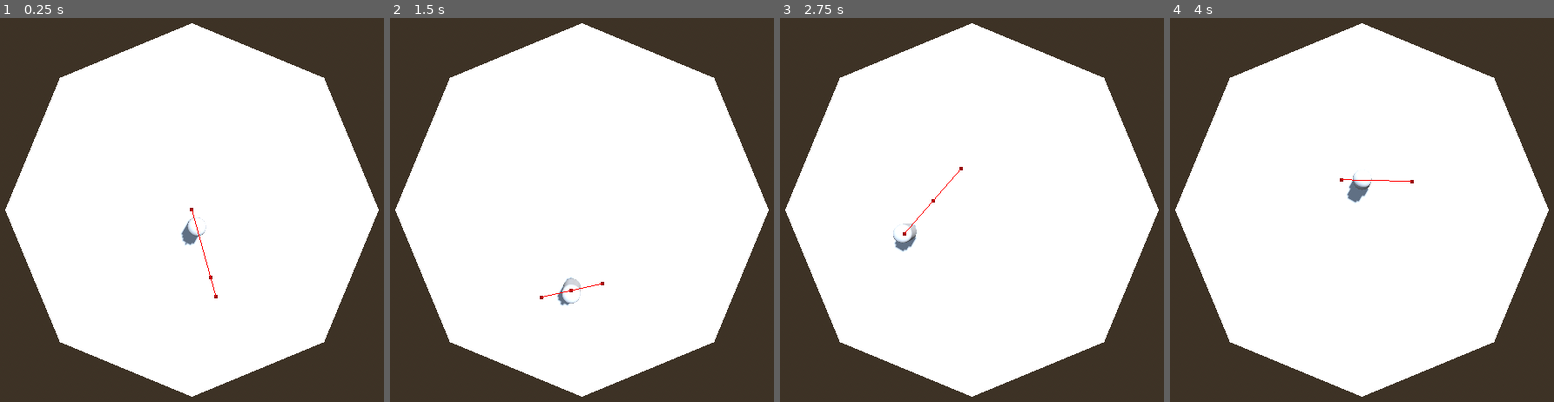
Above: before the commit, frames 1-4 (left to right).
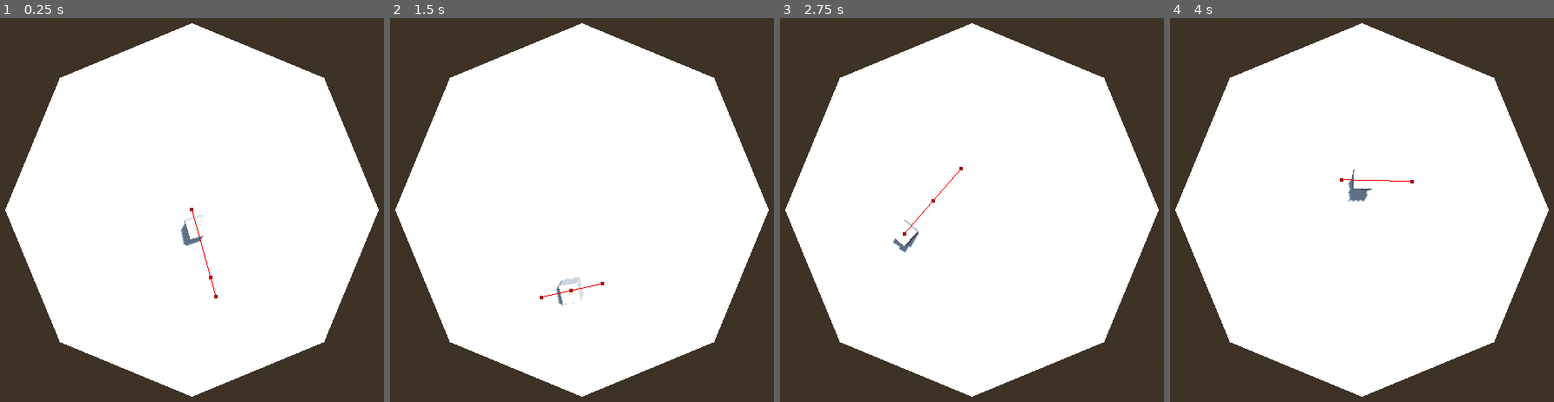
Above: after the commit, the same moments.

Repository: Gertkeno/GGJ2025
Game: Godot game, scene res://bobby_test_scene.tscn
The game is run twice, just before and just after one commit, with the same random seed, the same clock (stepped at 60 frames per second) and the same inputs. This scene is started directly instead of the project's main scene.
Inputs (mouse positions are in pixels of both pictures, inside the frame that each line leads up to):
- Up to frame 1 (0.25 s): no input
- Up to frame 2 (1.5 s): move the mouse to (735, 190) at 0.52 s; press the mouse at (735, 190) at 0.53 s; hold Right (right) 0.53-1.25 s; tap Space (jump) at 0.77 s; release the mouse at (735, 190) at 1.25 s; drag from (443, 229) to (547, 286) at 1.27 s
- Up to frame 3 (2.75 s): move the mouse to (1041, 125) at 2.02 s; press the mouse at (1041, 125) at 2.03 s; hold Right (right) from 2.03 s (still down)
- Up to frame 4 (4 s): release Right (right) at 2.75 s; release the mouse at (1431, 125) at 2.75 s; drag from (1327, 286) to (outside the picture) at 2.77 s; move the mouse to (outside the picture) at 3.52 s; press the mouse at (outside the picture) at 3.53 s; hold Left (left) from 3.53 s (still down); tap Space (jump) at 3.77 s

The runs differ from the first frame. In frame 1, 0.2% of the frame differs, in the area x 46-54%, y 51-60%; in frame 2, 0.2%, in the area x 43-51%, y 67-76%; in frame 3, 0.2%; in frame 4, 0.2%.
Error before the commit: Attempt to call function 'get_parent' in base 'null instance' on a null instance. (res://DefenseBeast/defense_beast.gd:22)
Error after the commit: Attempt to call function 'get_parent' in base 'null instance' on a null instance. (res://DefenseBeast/defense_beast.gd:23)

Commit message:
animal now rotates toward the direction they are walking

Diff:
--- a/DefenseBeast/defense_beast.gd
+++ b/DefenseBeast/defense_beast.gd
@@ -18,6 +18,7 @@
 	pass
 
 func _input(event: InputEvent) -> void:
+	# TODO have it change behavior if it notices the player.
 	if event.is_action_pressed("jump"):
 		if bubble_animal.get_parent() == default_behavior:
 			bubble_animal.reparent(defense_behavior)
--- a/System/bubble_animal.tscn
+++ b/System/bubble_animal.tscn
@@ -1,11 +1,8 @@
-[gd_scene load_steps=5 format=3 uid="uid://by4by86dfprkd"]
+[gd_scene load_steps=4 format=3 uid="uid://by4by86dfprkd"]
 
 [ext_resource type="Script" path="res://System/bubble_animal.gd" id="1_qslwe"]
 
-[sub_resource type="ShaderMaterial" id="ShaderMaterial_bbt8y"]
-
-[sub_resource type="CapsuleMesh" id="CapsuleMesh_bols8"]
-material = SubResource("ShaderMaterial_bbt8y")
+[sub_resource type="BoxMesh" id="BoxMesh_bx24e"]
 
 [sub_resource type="CapsuleShape3D" id="CapsuleShape3D_7xy4i"]
 
@@ -13,7 +10,7 @@
 script = ExtResource("1_qslwe")
 
 [node name="MeshInstance3D" type="MeshInstance3D" parent="."]
-mesh = SubResource("CapsuleMesh_bols8")
+mesh = SubResource("BoxMesh_bx24e")
 
 [node name="CollisionShape3D" type="CollisionShape3D" parent="."]
 shape = SubResource("CapsuleShape3D_7xy4i")
--- a/System/default_behavior.gd
+++ b/System/default_behavior.gd
@@ -49,3 +49,4 @@
 
 func update_target_position():
 	bubble_animal.navigation_agent.target_position = curve_points[current_curve_point]
+	bubble_animal.look_at(curve_points[current_curve_point])
Not shown: 1 places in bobby_test_scene.tscn that only renumber resources
